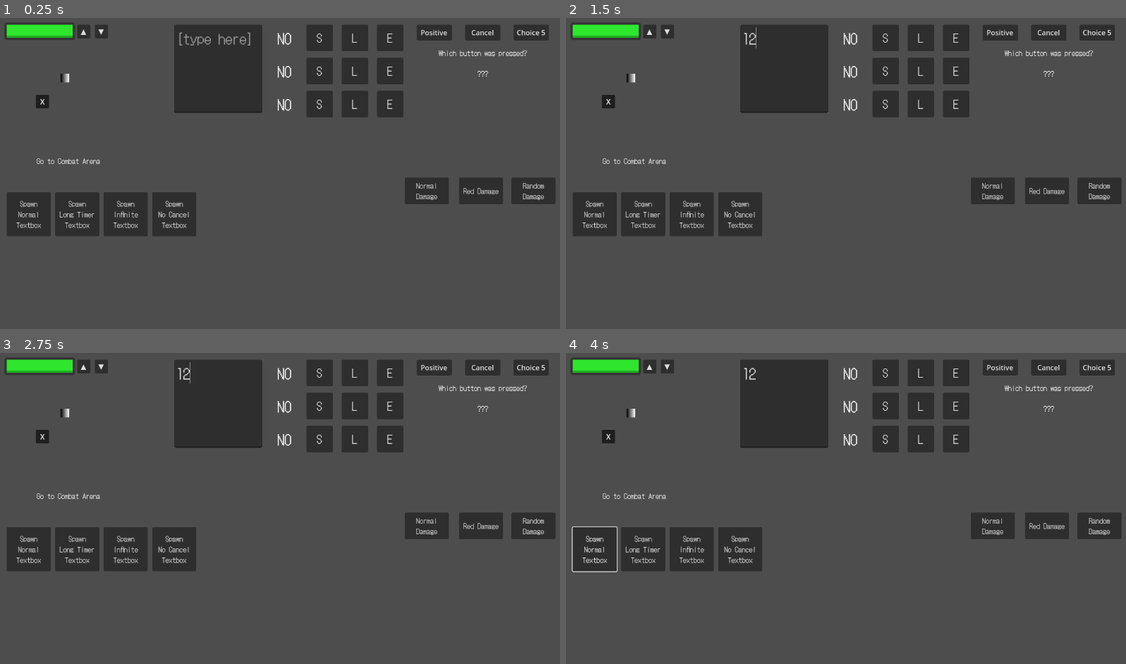
Above: before the commit, frames 1-4 (two rows, left to right).
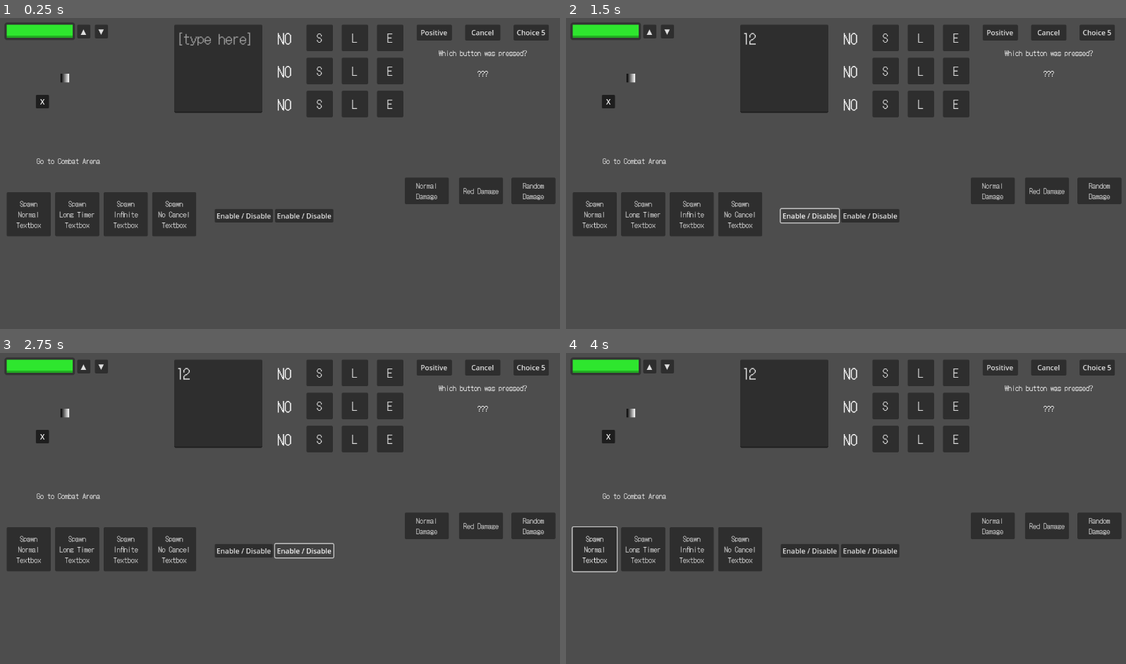
Above: after the commit, the same moments.

Repository: Max-Goad/godot-template
Game: Godot game, scene res://resources/scenes/test_scene.tscn
Two runs of this game, one before a commit and one after it. Both use one fixed random seed, a clock stepped at 60 frames per second and the inputs below.
Inputs (mouse positions are in pixels of both pictures, inside the frame that each line leads up to):
- Up to frame 1 (0.25 s): no input
- Up to frame 2 (1.5 s): click (784, 67) at 0.52 s; type "12" at 0.6 s; click (812, 217) at 1.25 s, where only the run after the commit has a clickable "Enable / Disable"
- Up to frame 3 (2.75 s): click (302, 552) at 2 s, where only the run after the commit has a clickable "Enable / Disable"
- Up to frame 4 (4 s): click "Spawn Normal Textbox" at 2.75 s; click "Spawn Normal Textbox" at 3.5 s

The runs differ from the first frame. In frame 1, 0.8% of the frame differs, in the area x 38-60%, y 61-66%; in frame 2, 0.6%; in frame 3, 0.6%; in frame 4, 0.8%.

Commit message:
New version updates

Diff:
--- a/resources/scenes/test_scene.tscn
+++ b/resources/scenes/test_scene.tscn
@@ -1,22 +1,24 @@
-[gd_scene load_steps=31 format=3 uid="uid://xemaon1gbp2k"]
-
-[ext_resource type="Script" path="res://scripts/scenes/test_scene.gd" id="1_i0mht"]
+[gd_scene load_steps=35 format=3 uid="uid://xemaon1gbp2k"]
+
+[ext_resource type="Script" uid="uid://7prqlslf7eh3" path="res://scripts/scenes/test_scene.gd" id="1_i0mht"]
 [ext_resource type="PackedScene" uid="uid://csh1iurc1b413" path="res://resources/ui/health_bar.tscn" id="2_g3ou2"]
-[ext_resource type="Script" path="res://scripts/ui/hold_button.gd" id="3_dpdlj"]
-[ext_resource type="Script" path="res://scripts/navigation/nav_map.gd" id="4_1ldar"]
-[ext_resource type="Script" path="res://scripts/navigation/connection.gd" id="5_rstiy"]
-[ext_resource type="Script" path="res://scripts/navigation/destination.gd" id="6_axfb2"]
-[ext_resource type="Script" path="res://scripts/trigger/textbox_trigger.gd" id="7_itm1g"]
-[ext_resource type="Script" path="res://scripts/navigation/nav_pawn.gd" id="8_81qr1"]
-[ext_resource type="Script" path="res://scripts/trigger/change_scene_trigger.gd" id="8_gj1dp"]
-[ext_resource type="Script" path="res://scripts/misc/_test/test_dest_toggle_button.gd" id="9_qduwm"]
+[ext_resource type="Script" uid="uid://dtkyery6j0e0c" path="res://scripts/ui/hold_button.gd" id="3_dpdlj"]
+[ext_resource type="Script" uid="uid://cmrui5v5lwprx" path="res://scripts/navigation/nav_map.gd" id="4_1ldar"]
+[ext_resource type="Script" uid="uid://bcx3cuk7obsnv" path="res://scripts/navigation/connection.gd" id="5_rstiy"]
+[ext_resource type="Script" uid="uid://b1muqje3faxmt" path="res://scripts/navigation/destination.gd" id="6_axfb2"]
+[ext_resource type="Script" uid="uid://c85cudw6o5wbo" path="res://scripts/trigger/textbox_trigger.gd" id="7_itm1g"]
+[ext_resource type="Script" uid="uid://1i5h8epl1i1s" path="res://scripts/navigation/nav_pawn.gd" id="8_81qr1"]
+[ext_resource type="Script" uid="uid://bou1ppa6mrns7" path="res://scripts/trigger/change_scene_trigger.gd" id="8_gj1dp"]
+[ext_resource type="Script" uid="uid://bkprsow3a3mlf" path="res://scripts/misc/_test/test_dest_toggle_button.gd" id="9_qduwm"]
 [ext_resource type="Theme" uid="uid://q5rrux06ucou" path="res://theme/test.theme" id="11_pw38d"]
-[ext_resource type="Script" path="res://scripts/misc/_test/test_spawn_textbox.gd" id="12_c7u7o"]
-[ext_resource type="Script" path="res://scripts/misc/_test/test_save_load_button.gd" id="12_k2pe3"]
-[ext_resource type="Script" path="res://scripts/ui/multibutton.gd" id="13_n2e41"]
-[ext_resource type="Script" path="res://scripts/ui/multibutton_pair.gd" id="14_he6h3"]
-[ext_resource type="Script" path="res://scripts/misc/_test/test_multibutton_label.gd" id="15_tyds6"]
-[ext_resource type="Script" path="res://scripts/misc/_test/test_spawn_damage_indicator.gd" id="16_ujy37"]
+[ext_resource type="Script" uid="uid://bydthy3o682u6" path="res://scripts/misc/_test/test_spawn_textbox.gd" id="12_c7u7o"]
+[ext_resource type="Script" uid="uid://1kmr1183njlk" path="res://scripts/misc/_test/test_save_load_button.gd" id="12_k2pe3"]
+[ext_resource type="Script" uid="uid://ch1piyk1del1k" path="res://scripts/ui/multibutton.gd" id="13_n2e41"]
+[ext_resource type="Script" uid="uid://d02ri3ryw8poa" path="res://scripts/ui/multibutton_pair.gd" id="14_he6h3"]
+[ext_resource type="Script" uid="uid://bhpk8x6ovggua" path="res://scripts/misc/_test/test_multibutton_label.gd" id="15_tyds6"]
+[ext_resource type="Script" uid="uid://cyys85hikqdpi" path="res://scripts/misc/_test/test_spawn_damage_indicator.gd" id="16_ujy37"]
+[ext_resource type="Script" uid="uid://22vtdegk8hes" path="res://scripts/extensions/visible_collision_shape_2d.gd" id="18_f7p0w"]
+[ext_resource type="Script" uid="uid://th4l6u2tjopq" path="res://scripts/misc/_test/test_visible_collision_shape.gd" id="19_je848"]
 
 [sub_resource type="Resource" id="Resource_a2occ"]
 script = ExtResource("5_rstiy")
@@ -40,19 +42,16 @@
 script = ExtResource("5_rstiy")
 a = NodePath("C")
 b = NodePath("D")
-bidirectional = true
 
 [sub_resource type="Resource" id="Resource_bwq7t"]
 script = ExtResource("5_rstiy")
 a = NodePath("D")
 b = NodePath("B")
-bidirectional = true
 
 [sub_resource type="Resource" id="Resource_tbbxx"]
 script = ExtResource("5_rstiy")
 a = NodePath("C")
 b = NodePath("Combat")
-bidirectional = true
 
 [sub_resource type="CircleShape2D" id="CircleShape2D_xqrps"]
 radius = 25.0
@@ -79,6 +78,12 @@
 script = ExtResource("14_he6h3")
 type = 105
 button = NodePath("VBoxContainer/HBoxContainer/Choice 5")
+
+[sub_resource type="CircleShape2D" id="CircleShape2D_ftxq5"]
+radius = 47.010635
+
+[sub_resource type="RectangleShape2D" id="RectangleShape2D_f7p0w"]
+size = Vector2(116, 62)
 
 [node name="Test Scene" type="Node2D"]
 script = ExtResource("1_i0mht")
@@ -542,5 +547,61 @@
 script = ExtResource("16_ujy37")
 random = true
 
+[node name="Visible Collision Shape" type="Node" parent="."]
+
+[node name="Circle" type="Area2D" parent="Visible Collision Shape"]
+
+[node name="VisibleCollisionShape2D" type="CollisionShape2D" parent="Visible Collision Shape/Circle"]
+position = Vector2(554, 382)
+shape = SubResource("CircleShape2D_ftxq5")
+script = ExtResource("18_f7p0w")
+color = Color(0.2275, 0.65, 0.33312503, 1)
+disabled_color = Color(0.66, 0.2244, 0.2244, 1)
+
+[node name="Circle Enable" type="Button" parent="Visible Collision Shape" node_paths=PackedStringArray("visible_collision_shape_2d")]
+anchors_preset = 8
+anchor_left = 0.5
+anchor_top = 0.5
+anchor_right = 0.5
+anchor_bottom = 0.5
+offset_left = -148.0
+offset_top = 78.0
+offset_right = -16.0
+offset_bottom = 109.0
+grow_horizontal = 2
+grow_vertical = 2
+text = "Enable / Disable
+"
+script = ExtResource("19_je848")
+visible_collision_shape_2d = NodePath("../Circle/VisibleCollisionShape2D")
+
+[node name="Square" type="Area2D" parent="Visible Collision Shape"]
+position = Vector2(137, 0)
+
+[node name="VisibleCollisionShape2D" type="CollisionShape2D" parent="Visible Collision Shape/Square"]
+position = Vector2(554, 382)
+shape = SubResource("RectangleShape2D_f7p0w")
+script = ExtResource("18_f7p0w")
+color = Color(0.2275, 0.65, 0.33312503, 1)
+disabled_color = Color(0.66, 0.2244, 0.2244, 1)
+border = false
+
+[node name="Square Enable" type="Button" parent="Visible Collision Shape" node_paths=PackedStringArray("visible_collision_shape_2d")]
+anchors_preset = 8
+anchor_left = 0.5
+anchor_top = 0.5
+anchor_right = 0.5
+anchor_bottom = 0.5
+offset_left = -11.0
+offset_top = 78.0
+offset_right = 121.0
+offset_bottom = 109.0
+grow_horizontal = 2
+grow_vertical = 2
+text = "Enable / Disable
+"
+script = ExtResource("19_je848")
+visible_collision_shape_2d = NodePath("../Square/VisibleCollisionShape2D")
+
 [connection signal="button_held" from="Health/Health Bar Up" to="Health/Health Bar" method="change_value" binds= [1]]
 [connection signal="button_held" from="Health/Health Bar Down" to="Health/Health Bar" method="change_value" binds= [-1]]
Not shown, changed: icon.svg.import
Not shown, changed: resources/art/tileset.png.import
Not shown, changed: theme/DotGothic16-Regular.ttf.import
